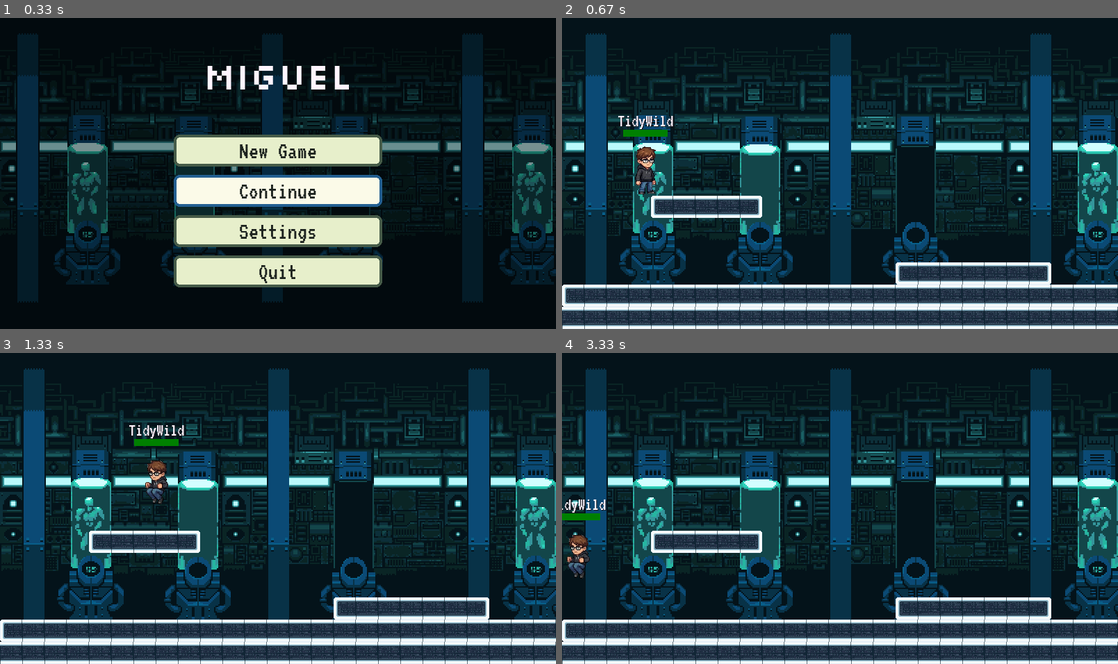
Above: before the commit, frames 1-4 (two rows, left to right).
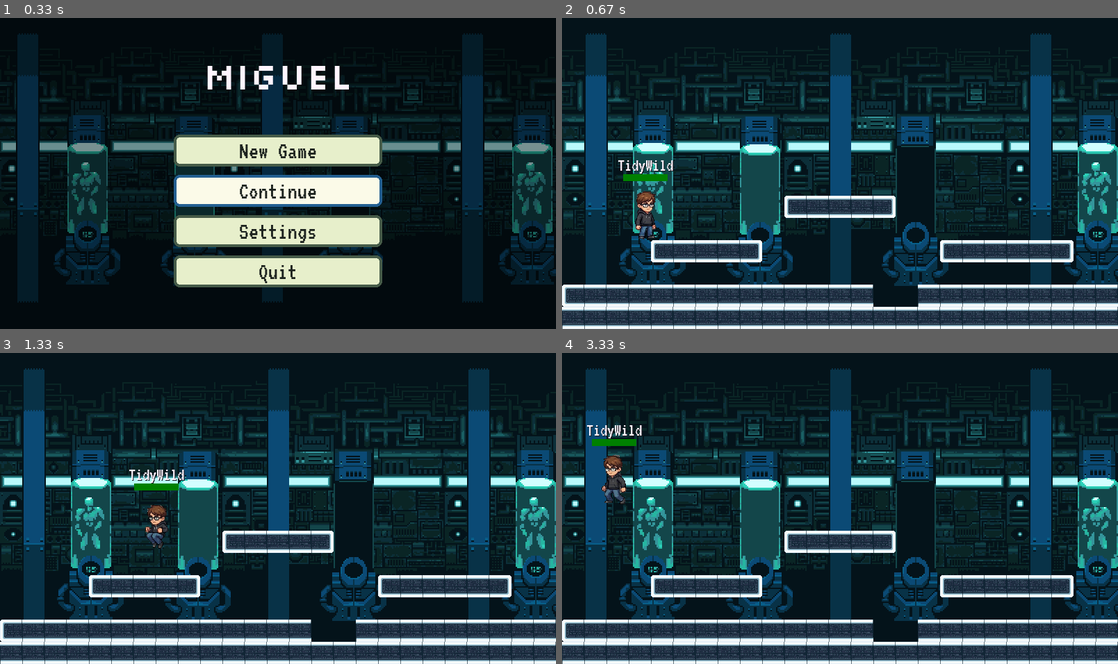
Above: after the commit, the same moments.

Repository: sandagansantino3-dotcom/game
Game: pygame game, started from Games/game.py
Same seed, same stepped clock (60 frames per second), same inputs: the game is played once before the commit and once after it.
Inputs (mouse positions are in pixels of both pictures, inside the frame that each line leads up to):
- Up to frame 1 (0.33 s): no input
- Up to frame 2 (0.67 s): click "Continue" at 0.38 s
- Up to frame 3 (1.33 s): hold Right 0.67-1.13 s; move the mouse to (255, 520) at 0.7 s; hold Left from 1.22 s (still down); move the mouse to (278, 527) at 1.25 s; tap Space at 1.28 s
- Up to frame 4 (3.33 s): tap Space at 1.58, 1.85, 2.15, 2.28, 2.58, 2.95, 3.25 s; release Left at 1.75 s; hold Left 1.78-2.18 s; move the mouse to (895, 576) at 1.82 s; hold Right 2.22-2.85 s; move the mouse to (667, 580) at 2.25 s; hold Left from 2.88 s (still down); move the mouse to (1045, 617) at 2.92 s

Frame 1 is identical in both runs. In frame 2, 9.2% of the frame differs, in the area x 10-92%, y 31-93%; in frame 3, 9.0%; in frame 4, 9.3%, in the area x 0-92%, y 23-93%.

Commit message:
Update level layouts and adjust enemy positions; change volume setting to 0.15

Diff:
--- a/Games/levels.py
+++ b/Games/levels.py
@@ -1,53 +1,133 @@
-LEVEL_1 = [
-    "..................................................",
-    "..................................................",
-    "..................................................",
-    "..................................................",
-    "..................................................",
-    "........................................<###>.....",
-    "..................................................",
-    "..................................................",
-    ".........................<####>...................",
-    "..<###>...........................................",
-    "..................................................",
-    "............<####>................................",
-    "<################################################>",
-    "##################################################",
-]
-
-LEVEL_2 = [
-    "..................................................",
-    "..................................................",
-    "..................................................",
-    "..................................................",
-    "..................................................",
-    "......................................<###>.......",
-    "..................................................",
-    "..................................................",
-    "....<###>..................<####>..................",
-    "..................................................",
-    "..................................................",
-    "...............<#####>............................",
-    "<################################################>",
-    "##################################################",
-]
-
-LEVEL_3 = [
-    "..................................................",
-    "..................................................",
-    "..................................................",
-    "..................................................",
-    "..................................................",
-    "..........<###>...................................",
-    "..................................................",
-    "..................................................",
-    "..............................<####>.............",
-    "...<###>..........................................",
-    "..................................................",
-    ".................<#####>..........................",
-    "<################################################>",
-    "##################################################",
-]
+"""Level layouts and boss settings.
+
+Map rows are 32-pixel cells. Platform tiles use the same solid tile symbols
+as the ground, so the player can land on their top surfaces.
+"""
+
+
+MAP_HEIGHT = 14
+GROUND_ROW = 12
+
+
+def make_parkour_map(width, platforms, pits=()):
+    """Build a larger platform map from (row, column, length) entries.
+
+    `pits` contains half-open column ranges in the upper ground row. The
+    bottom row remains solid, so missing ground makes a shallow 32-pixel dip
+    instead of an unfair instant-death hole.
+    """
+    cells = [
+        ["."] * width
+        for _ in range(MAP_HEIGHT)
+    ]
+
+    # Add jumpable, solid platforms. Their outer tiles use the existing
+    # left/right edge artwork and all tiles remain part of the collision map.
+    for row, start, length in platforms:
+        if not (0 <= row < GROUND_ROW):
+            raise ValueError(f"Platform row out of bounds: {row}")
+        if length < 3 or start < 0 or start + length > width:
+            raise ValueError(
+                f"Invalid platform: row={row}, start={start}, length={length}"
+            )
+
+        cells[row][start] = "<"
+        for column in range(start + 1, start + length - 1):
+            cells[row][column] = "#"
+        cells[row][start + length - 1] = ">"
+
+    # Continuous ground with shallow pits for small parkour sections.
+    cells[GROUND_ROW][0] = "<"
+    cells[GROUND_ROW][-1] = ">"
+    for column in range(1, width - 1):
+        cells[GROUND_ROW][column] = "#"
+
+    for start, stop in pits:
+        if start < 1 or stop > width - 1 or start >= stop:
+            raise ValueError(f"Invalid pit range: {(start, stop)}")
+        for column in range(start, stop):
+            cells[GROUND_ROW][column] = "."
+
+    cells[GROUND_ROW + 1] = ["#"] * width
+    return ["".join(row) for row in cells]
+
+
+# Easy: longer flat runs and generous jumps between platforms.
+LEVEL_1 = make_parkour_map(
+    width=72,
+    platforms=[
+        (10, 5, 5),
+        (9, 12, 5),
+        (10, 20, 6),
+        (8, 28, 5),
+        (9, 37, 5),
+        (10, 46, 6),
+        (8, 56, 5),
+        (10, 65, 5),
+    ],
+    pits=[(16, 18), (33, 35), (51, 53), (62, 64)],
+)
+
+# Medium: more frequent height changes, narrower landings, and extra dips.
+LEVEL_2 = make_parkour_map(
+    width=84,
+    platforms=[
+        (10, 4, 5),
+        (8, 10, 5),
+        (10, 17, 6),
+        (9, 26, 5),
+        (8, 34, 5),
+        (10, 42, 6),
+        (8, 51, 5),
+        (9, 60, 5),
+        (10, 69, 6),
+        (8, 78, 5),
+    ],
+    pits=[
+        (14, 16),
+        (31, 34),
+        (48, 51),
+        (66, 69),
+        (76, 78),
+    ],
+)
+
+# Hard boss route: the longest map, with a staircase of elevated ledges and
+# shallow pits. The row-7 ledges are reachable from row-8 platforms.
+LEVEL_3 = make_parkour_map(
+    width=96,
+    platforms=[
+        (10, 3, 4),
+        (9, 8, 4),
+        (8, 13, 4),
+        (7, 17, 3),
+        (10, 21, 5),
+        (8, 27, 4),
+        (9, 32, 4),
+        (7, 36, 3),
+        (10, 40, 5),
+        (8, 46, 4),
+        (9, 51, 4),
+        (7, 55, 3),
+        (10, 59, 5),
+        (8, 65, 4),
+        (9, 70, 4),
+        (7, 74, 3),
+        (10, 78, 5),
+        (8, 84, 4),
+        (9, 89, 4),
+    ],
+    pits=[
+        (12, 15),
+        (23, 26),
+        (35, 38),
+        (48, 51),
+        (61, 64),
+        (73, 76),
+        (85, 88),
+    ],
+)
+
 
 LEVELS = [
     {
@@ -60,11 +140,11 @@
         ),
         "player_start": (80, 200),
         "enemy": {
-            "x": 1360,
+            "x": 1840,
             "y": 250,
             "width": 64,
             "height": 64,
-            "end": 1500,
+            "end": 2110,
             "sprite_set": "granny",
         },
         "boss": {
@@ -84,11 +164,11 @@
         ),
         "player_start": (80, 200),
         "enemy": {
-            "x": 1340,
+            "x": 2180,
             "y": 250,
             "width": 64,
             "height": 64,
-            "end": 1500,
+            "end": 2490,
             "sprite_set": "khal",
         },
         "boss": {
@@ -108,11 +188,11 @@
         ),
         "player_start": (80, 200),
         "enemy": {
-            "x": 1340,
+            "x": 2580,
             "y": 250,
             "width": 64,
             "height": 64,
-            "end": 1500,
+            "end": 2860,
             "sprite_set": "jamis",
         },
         "boss": {
--- a/Games/settings.json
+++ b/Games/settings.json
@@ -1 +1 @@
-{"volume": 0.12}
+{"volume": 0.15}
